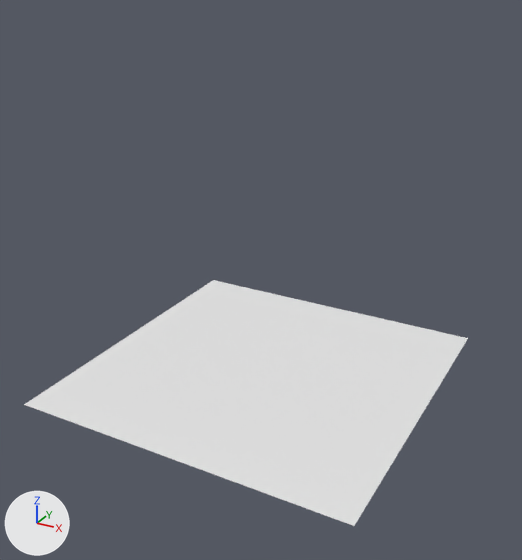
What one commit did to the Blender file Scene/gabriel_360.blend.
Rendered twice from a 50 mm camera at (9.23, -16.97, 11.44) aimed at (0.27, -0.69, 3.3). The axes (+X, +Y, +Z) are drawn at lower left. The lights are the same throughout.

In view in the first picture: 'ground'.
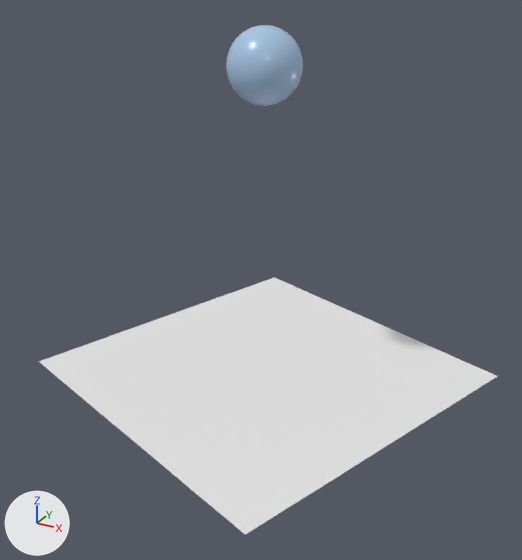
The change, as a list of edits to the scene's bpy script:
```text
Add mat_ball:
    mat_ball = principled_material(' Ball')
    mat_ball.base_color = (0.392, 0.579, 0.8)  # blue #a8c8e7
    mat_ball.roughness = 0.274
Add me_esfera_uv:
    me_esfera_uv.from_pydata(...)  # a UV sphere (32 segments, 16 rings, poles along z) spanning x -0.99..0.99, y -0.99..0.99, z -0.99..0.99
    me_esfera_uv.polygons.foreach_set('use_smooth', [True] * 512)
    me_esfera_uv.materials.append(mat_ball)  # blue #a8c8e7
Change ob_ground:
    ob_ground.rotation_euler: (0.0, 0.0, 0.0) -> (0.0, 0.0, -0.344)  # degrees (0, 0, 0) -> degrees (0, 0, -20)
Add ob_ball_proxy:
    ob_ball_proxy = bpy.data.objects.new('Ball_proxy', me_esfera_uv)
    ob_ball_proxy.location = (0.0, 0.0, 9.0)
```

Pixel boxes (x1, y1, x2, y2) of what changed, in the pictures (522 x 560 px):
'ground', turned
    before: (24, 280, 468, 526)
    after: (39, 277, 497, 535)
'Ball_proxy', added (blue)
    after: (226, 25, 303, 106)
